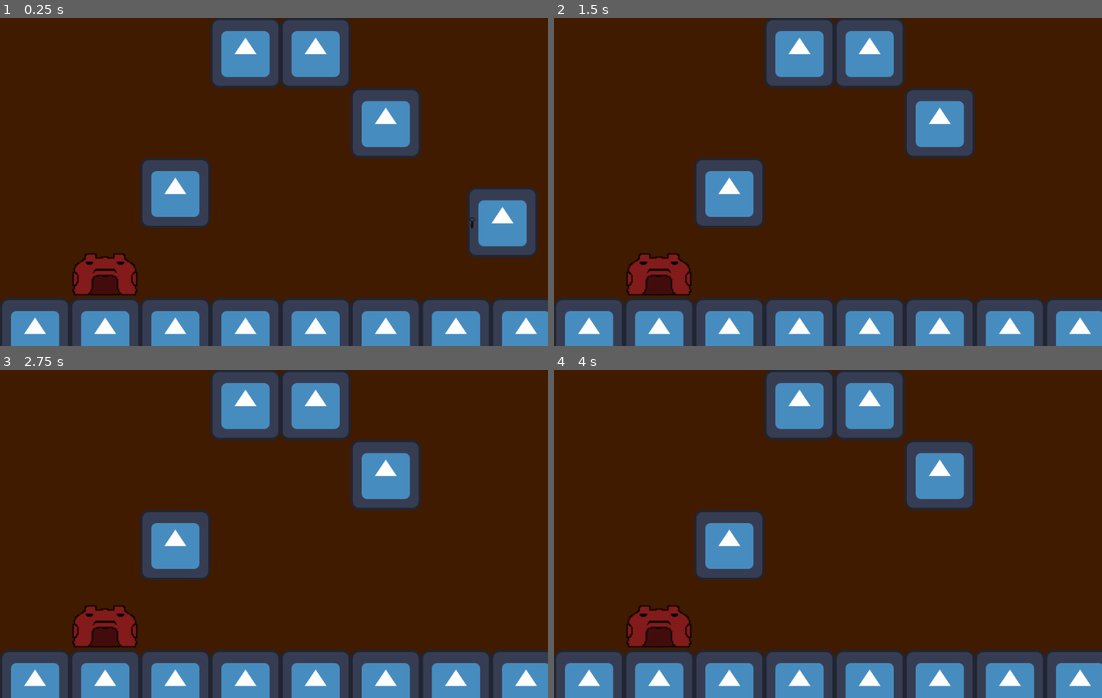
Above: before the commit, frames 1-4 (two rows, left to right).
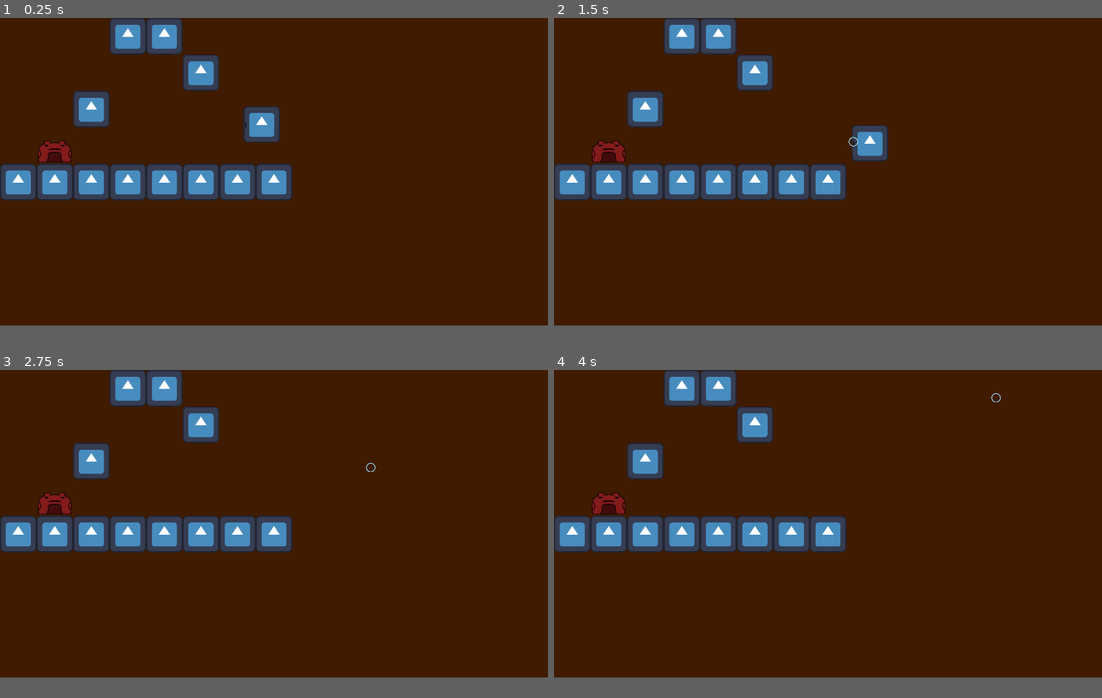
Above: after the commit, the same moments.

Repository: jadicodes/frouldron
Game: Godot game, scene res://world.tscn
Same seed, same stepped clock (60 frames per second), same inputs: the game is played once before the commit and once after it. The engine's default icon, where the game draws it, is replaced by a stand-in: a white triangle on a blue panel in a dark square.
Inputs:
- Up to frame 1 (0.25 s): no input
- Up to frame 2 (1.5 s): tap Enter (ui_accept) at 0.5, 0.77 s; hold Right (move_right) from 0.53 s (still down); tap Q (interact) at 0.6 s; tap E (shoot) at 1.35 s
- Up to frame 3 (2.75 s): tap Enter (ui_accept) at 1.52 s; release Right (move_right) at 2.03 s; hold Left (move_left) from 2.03 s (still down); tap Q (interact) at 2.1 s
- Up to frame 4 (4 s): release Left (move_left) at 2.78 s; hold Right (move_right) from 2.78 s (still down); tap E (shoot) at 2.85 s; tap Enter (ui_accept) at 3.02, 3.5, 3.77 s; tap Q (interact) at 3.6 s
In our replay, the window is 800x480 before the commit and 800x450 after it. These sizes can differ from the game's own. Grey fills any space a smaller window leaves; there, only what the larger window draws over its background counts as a difference.

The runs differ from the first frame. In frame 1, 33% of the frame differs, in the area x 0-100%, y 0-100%; in frame 2, 30%; in frame 3, 29%; in frame 4, 29%.

Commit message:
Update canvas base resolution

Diff:
--- /dev/null
+++ b/project/override.cfg
@@ -0,0 +1,2 @@
+display/window/size/window_width_override=1280
+display/window/size/window_height_override=720
--- a/project/project.godot
+++ b/project/project.godot
@@ -17,8 +17,9 @@
 
 [display]
 
-window/size/viewport_width=1000
-window/size/viewport_height=600
+window/size/viewport_width=1920
+window/size/viewport_height=1080
+window/stretch/mode="viewport"
 
 [input]
 
--- a/project/world.tscn
+++ b/project/world.tscn
@@ -19,9 +19,13 @@
 [node name="World" type="Node2D"]
 
 [node name="ColorRect" type="ColorRect" parent="."]
-offset_left = -1140.0
-offset_right = 1005.0
-offset_bottom = 595.0
+anchors_preset = 15
+anchor_right = 1.0
+anchor_bottom = 1.0
+offset_right = 1920.0
+offset_bottom = 1080.0
+grow_horizontal = 2
+grow_vertical = 2
 color = Color(0.250072, 0.105533, 0, 1)
 
 [node name="Wizard" parent="." instance=ExtResource("2_61scl")]
